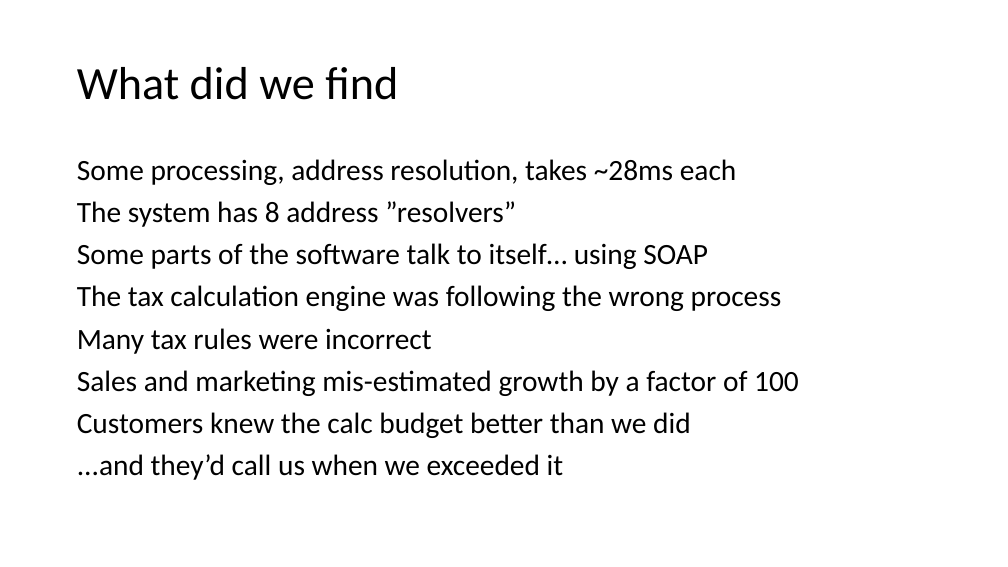
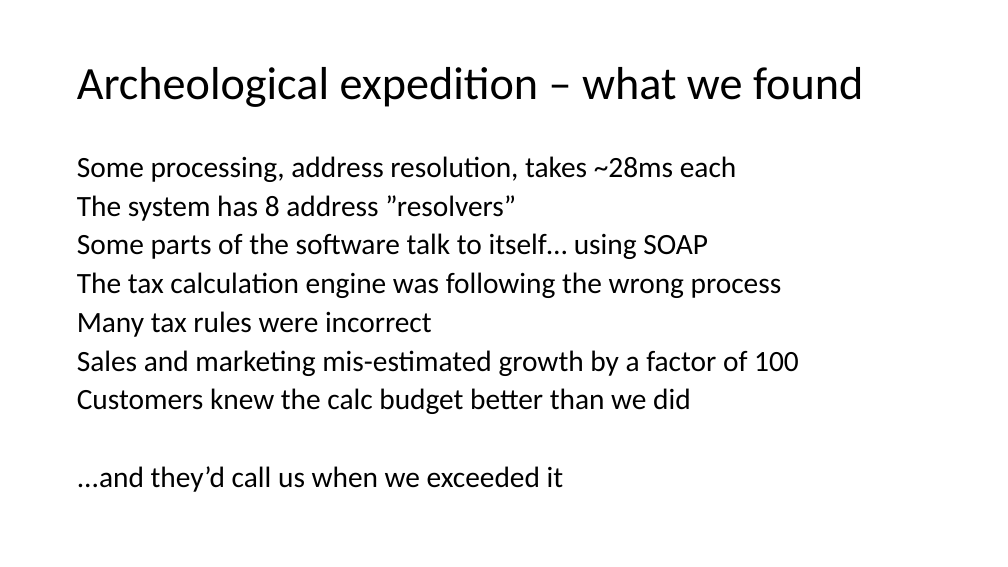
Before and after one commit to IrenaNiu/SU_CPSC_5200_20WQ, a slide deck: slide 10 of lectures/20WQ-02-27 TNG Design Session.pptx (slide 9 before the commit). Drawn at 1008x567 pixels with LibreOffice and Linux fonts; fonts in the diff are those of the drawing. Boxes give left, top, right and bottom in pixels: in the first picture for what was removed or moved away, otherwise in the second. Text is boxed around its words. In the diff, an @@ line names an element or a change of style, - is before the commit and + after.

```diff
--- a/lectures/20WQ-02-27 TNG Design Session.pptx
+++ b/lectures/20WQ-02-27 TNG Design Session.pptx
@@ title at (77,67,863,107): text changed @@
-What did we find
+Archeological expedition – what we found
@@ text "Some processing, address resolution, takes ..." at (77,156,799,492): line spacing 0.9 to 0.8 @@
```
Also in this commit, not shown: 7 other slides changed, 3 slides added, 6 other files.
